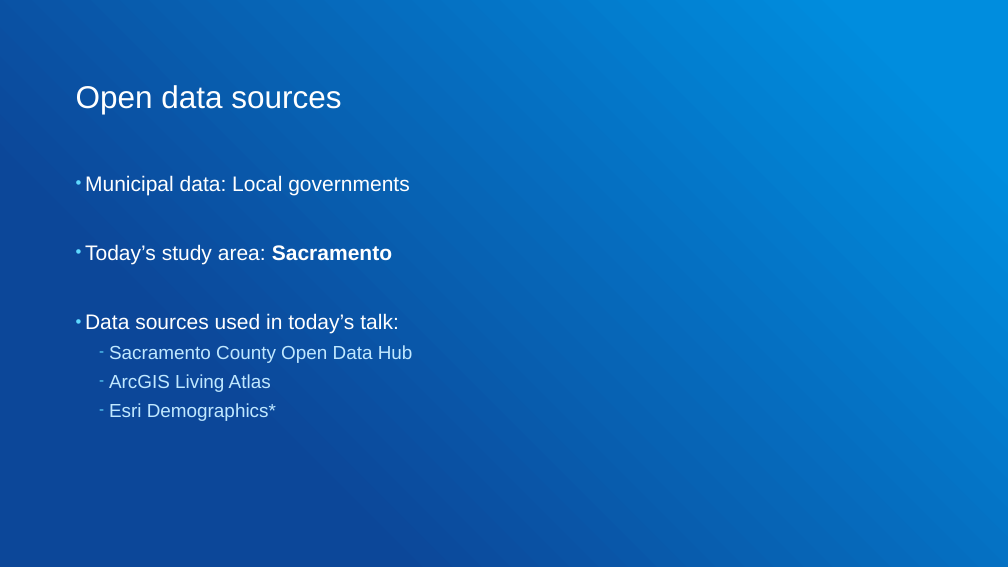
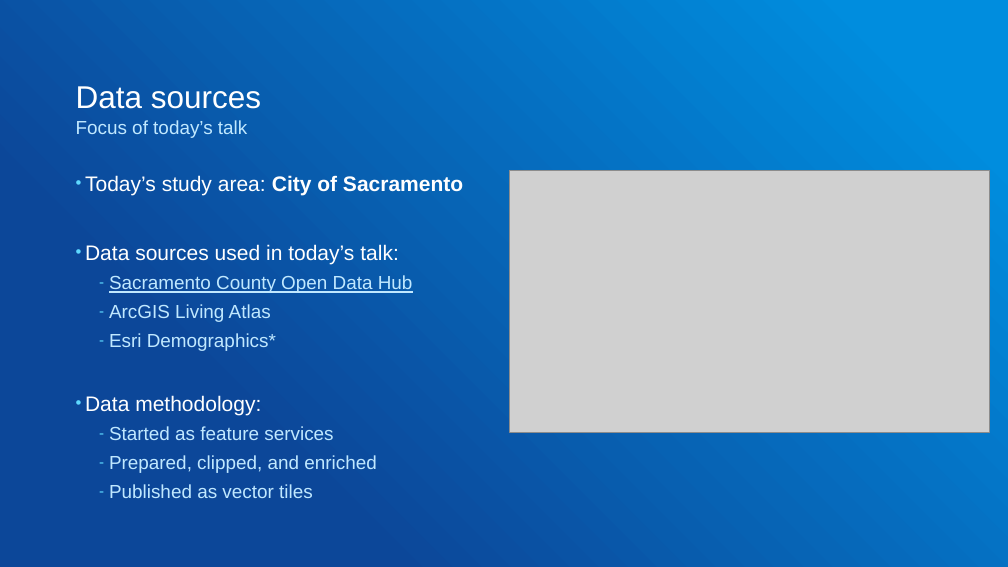
Before and after one commit to gowin20/foss4g-2026-maplibregl-data-visualization, a slide deck: slide 10 of foss4g-maplibre-data-visualization.pptx. Drawn at 1008x567 pixels with LibreOffice and Linux fonts; fonts in the diff are those of the drawing; grey boxes stand for pictures. Boxes give left, top, right and bottom in pixels: in the first picture for what was removed or moved away, otherwise in the second. Text is boxed around its words. In the diff, an @@ line names an element or a change of style, - is before the commit and + after.

```diff
--- a/foss4g-maplibre-data-visualization.pptx
+++ b/foss4g-maplibre-data-visualization.pptx
@@ title at [76, 86, 261, 109]: text changed @@
-Open data sources
+Data sources
@@ text added at [76, 120, 247, 138], 18 pt, text #C0E8FF @@
+Focus of today’s talk
@@ text at [85, 175, 463, 195]: text changed @@
-• Municipal data: Local governments
-• Today’s study area: Sacramento
+• Today’s study area: City of Sacramento
@@ picture added at [510, 170, 990, 432] @@
@@ text at [109, 275, 413, 293]: underline on in "Sacramento County Open Data Hub" @@
@@ text at [85, 395, 376, 498]: paragraphs added @@
+• Data methodology:
+  – Started as feature services
+  – Prepared, clipped, and enriched
+  – Published as vector tiles
```
Also in this commit, not shown: 11 other slides changed, 5 slides added, 4 slides removed, 10 other files.
